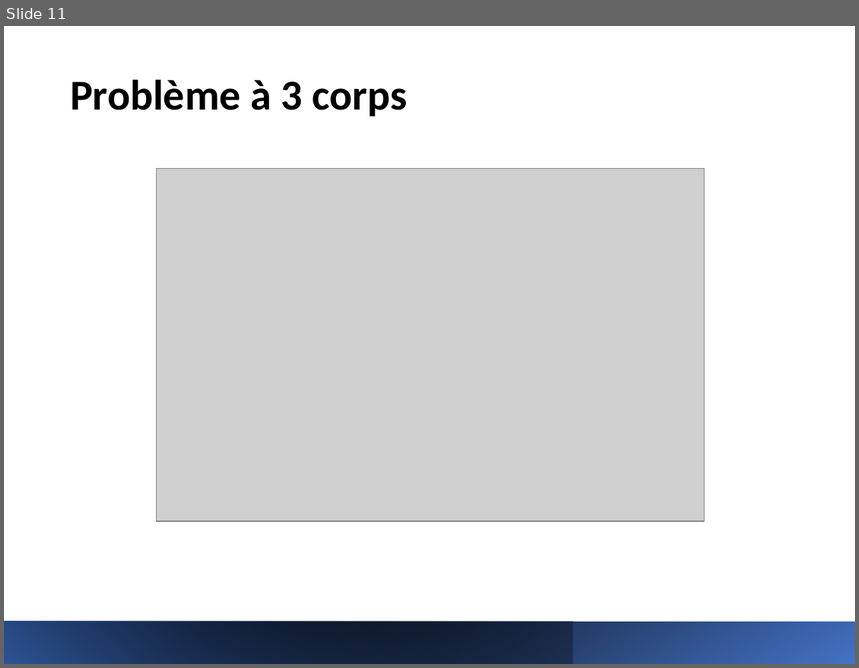
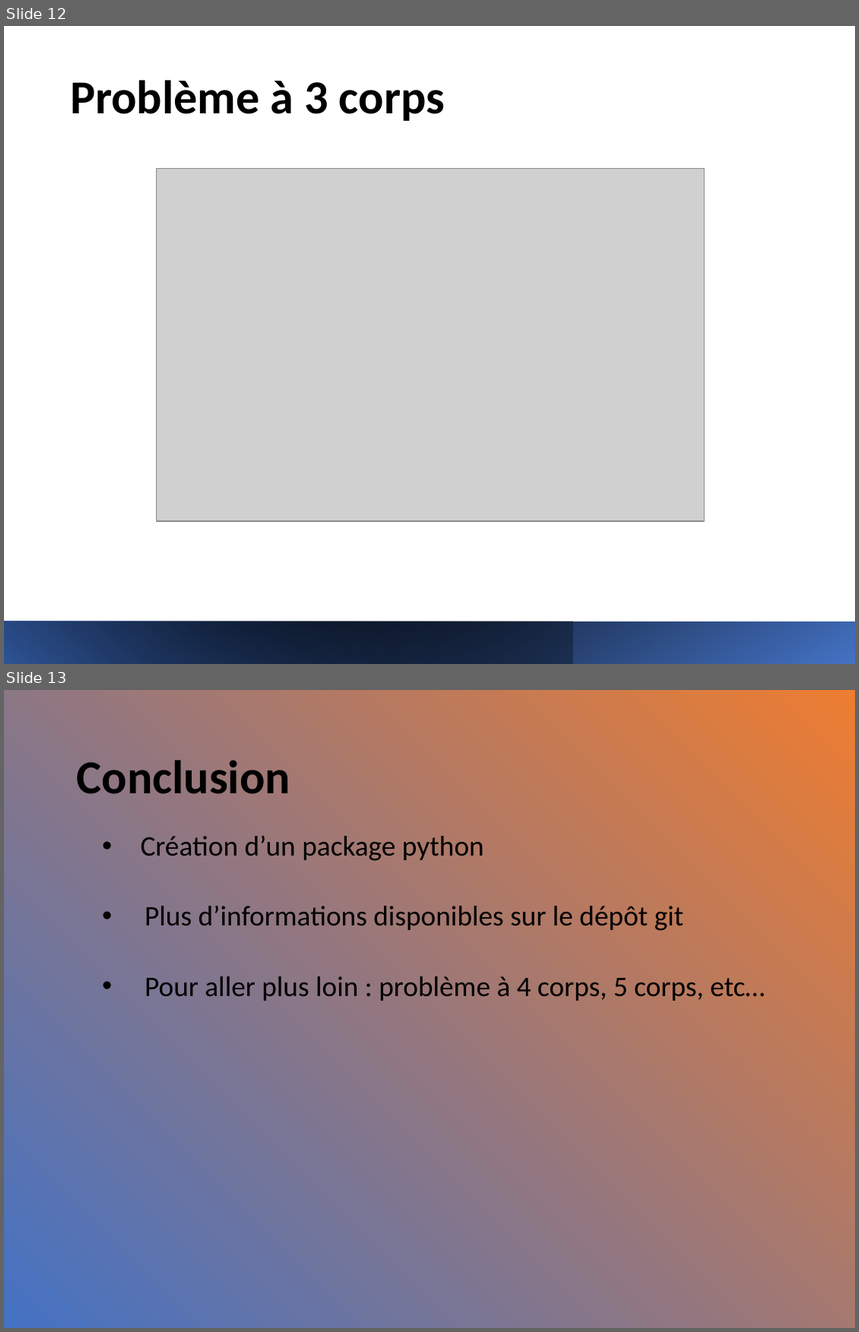
Before and after one commit to LauraElKaim/Project_Three_Body_Problem, a slide deck: beamer/Three_body_problem_powerpoint.pptx. Shown one above the other, each under a label of ours: slide 11 before the commit, slides 12 and 13 after it. The pictures are 859x668 and 859x1332 pixels, drawn with LibreOffice and Linux fonts; fonts in the diff are those of the drawing; grey boxes stand for pictures; background and template pictures are left out. Boxes give left, top, right and bottom in pixels: in the first picture for what was removed or moved away, otherwise in the second. Text is boxed around its words. In the diff, an @@ line names an element or a change of style, - is before the commit and + after.

```diff
--- a/beamer/Three_body_problem_powerpoint.pptx
+++ b/beamer/Three_body_problem_powerpoint.pptx
@@ slide 13 added at (4, 690, 855, 1328), background #FFFFFF @@
@@ rectangle added at (4, 690, 855, 1328), fill gradient #4472C4 to #ED7D31 @@
@@ text added at (77, 760, 291, 794), 40 pt, text #000000, bold @@
+Conclusion
@@ text added at (141, 836, 765, 1001), 24 pt, text #000000 @@
+  • Création d’un package python
+  • Plus d’informations disponibles sur le dépôt git
+  • Pour aller plus loin : problème à 4 corps, 5 corps, etc…
@@ what was slide 11 is now slide 12 @@
@@ slide 12 changed as well @@
@@ title "Problème à 3 corps" at (70, 80, 445, 121): size 36 to 40 pt @@
```
Also in this commit, not shown: 11 other slides changed, 1 other slide added, 5 other files.
